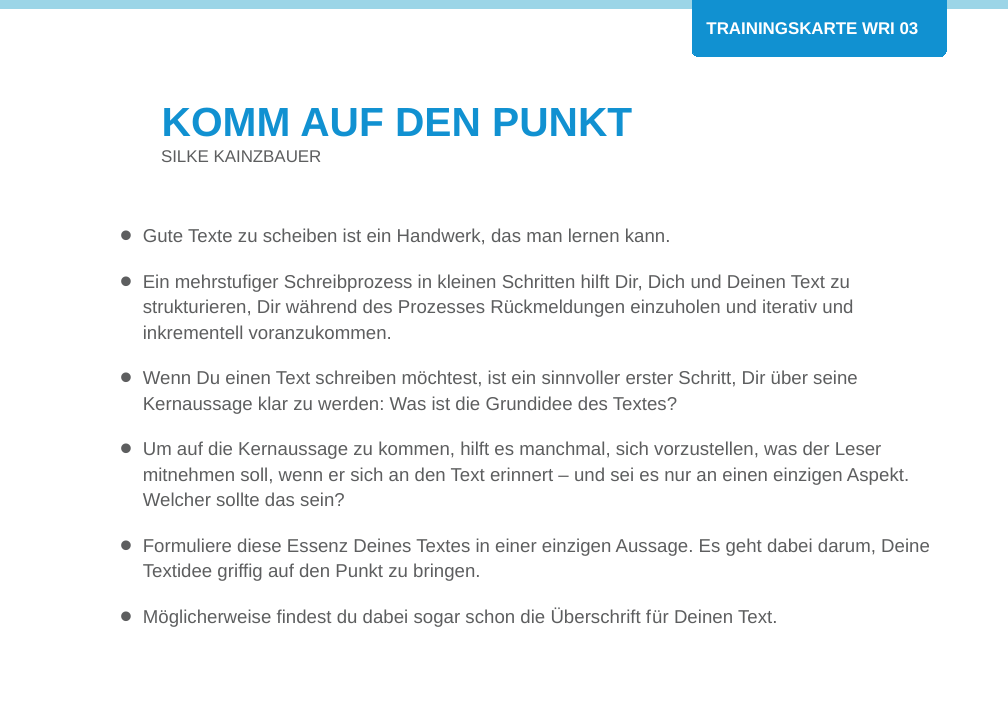
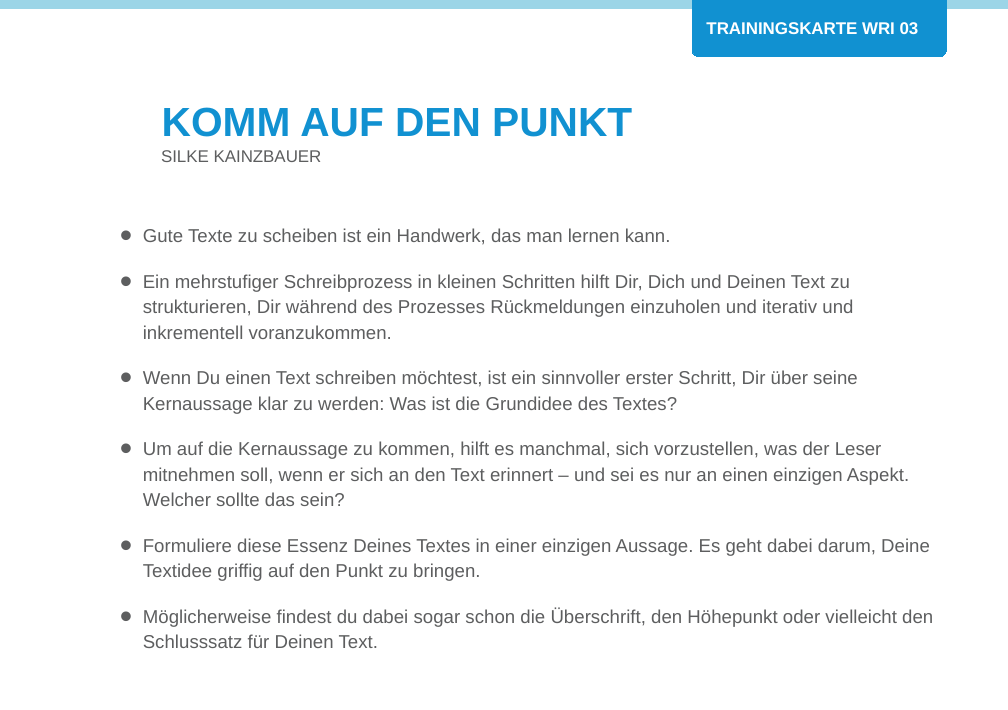
Before and after one commit to Teamtool/training-materials, a slide deck: slide 1 of training-cards/agile moves/Writing (WRI)/ger/apprentice/ger_wri_03_komm_auf_den_punkt_AM_A.pptx. Drawn at 1008x710 pixels with LibreOffice and Linux fonts; fonts in the diff are those of the drawing; background and template pictures are left out. Boxes give left, top, right and bottom in pixels: in the first picture for what was removed or moved away, otherwise in the second. Text is boxed around its words. In the diff, an @@ line names an element or a change of style, - is before the commit and + after.

```diff
--- a/training-cards/agile moves/Writing (WRI)/ger/apprentice/ger_wri_03_komm_auf_den_punkt_AM_A.pptx
+++ b/training-cards/agile moves/Writing (WRI)/ger/apprentice/ger_wri_03_komm_auf_den_punkt_AM_A.pptx
@@ text at (143, 609, 933, 648): text changed @@
-• Möglicherweise findest du dabei sogar schon die Überschrift für Deinen Text.
+• Möglicherweise findest du dabei sogar schon die Überschrift, den Höhepunkt oder vielleicht den Schlusssatz für Deinen Text.
```
Also in this commit, not shown: 1 other slide changed, 1 other file.
